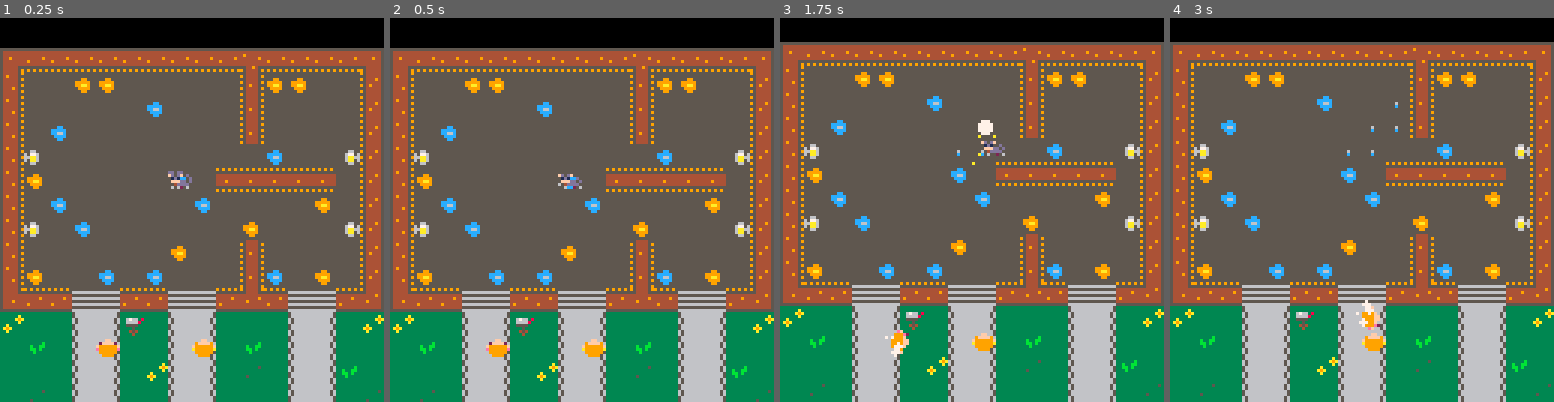
Above: before the commit, frames 1-4 (left to right).
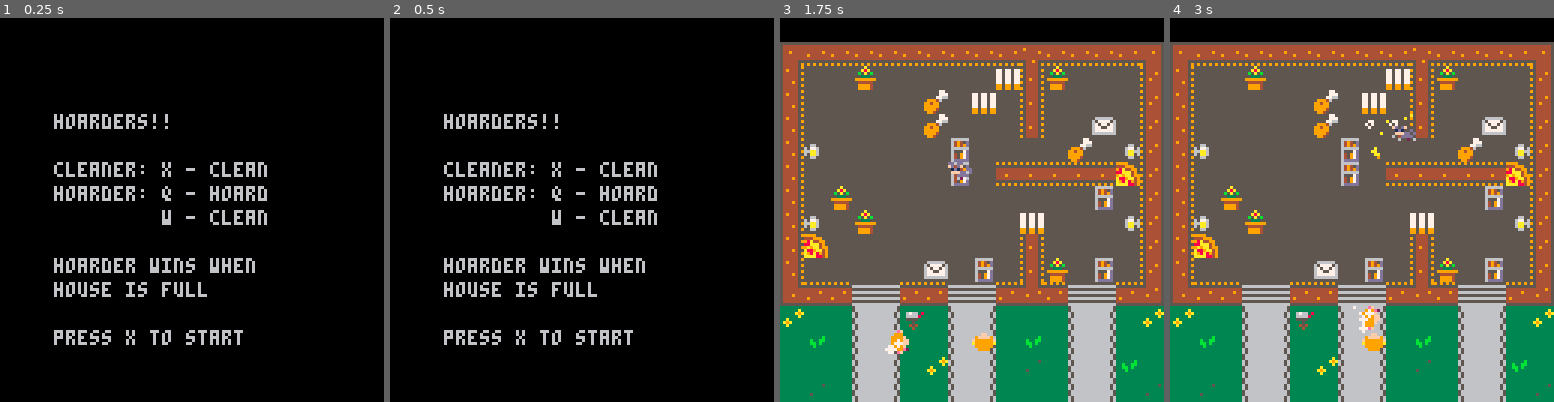
Above: after the commit, the same moments.

Repository: wesen/carts
Game: PICO-8 cartridge hoarders.p8
The game is run twice, just before and just after one commit, with the same random seed, the same clock (stepped at 60 frames per second) and the same inputs.
Inputs:
- Up to frame 1 (0.25 s): no input
- Up to frame 2 (0.5 s): tap X (X key) at 0.33 s
- Up to frame 3 (1.75 s): tap O (Z key) at 0.7, 1.7 s; tap X (X key) at 1.07 s; hold Right from 1.6 s (still down)
- Up to frame 4 (3 s): tap X (X key) at 1.85, 2.97 s; release Right at 2.1 s; tap O (Z key) at 2.1, 2.5, 2.9 s; hold Up 2.15-2.42 s; hold Right from 2.47 s (still down)

The runs differ from the first frame. In frame 1, 92% of the frame differs, in the area x 0-100%, y 7-100%; in frame 2, 92%; in frame 3, 6.4%; in frame 4, 6.4%.

Commit message:
compo submission

Diff:
--- a/hoarders.p8
+++ b/hoarders.p8
@@ -28,7 +28,13 @@
 
 stat_start={
  draw=function()
- print("hoarders!!",0,0)
+ print("hoarders!!",18,32)
+ print("cleaner: x - clean",18,48)
+ print("hoarder: q - hoard",18,56)
+ print("         w - clean",18,64)
+ print("hoarder wins when",18,80)
+ print("house is full",18,88)
+ print("press x to start",18,104)
  end,
  update=function()
  if (btnp(5)) add(crs,cocreate(switch_start))
@@ -90,7 +96,7 @@
 function _init()
  srand(0)
  add(objs,psystem)
- set_state(stat_game)
+ set_state(stat_start)
 end
 
 function _update()
@@ -353,11 +359,11 @@
 end
 
 function draw_rubbish(this)
- spr(16+(4-this.life),this.mx*8,this.my*8)
+ spr(this.spr+(4-this.life),this.mx*8,this.my*8)
 end
 
 function draw_dirt(this)
- spr(20+(4-this.life),this.mx*8,this.my*8)
+ spr(this.spr+(4-this.life),this.mx*8,this.my*8)
 end
 
 function update_rubbish(this)
@@ -376,6 +382,7 @@
   typ=typ_rub,
   mx=mx,my=my,
   life=4,
+  spr=112+flr(rnd(4))*4,
   just_created=true,
   update=update_rubbish,
   draw=draw_rubbish,
@@ -390,6 +397,7 @@
  local res={
   typ=typ_dirt,
   mx=mx,my=my,
+  spr=96+flr(rnd(4))*4,
   life=4,
   draw=draw_dirt,
   clean=clean_dirt,
@@ -455,7 +463,6 @@
 -- add more dirt types
 -- fade on transitions
 -- sound fx
--- inventory
 -- leave dirt trails
 -- animate walking on dirt
 -- joystick controls
@@ -463,6 +470,8 @@
 -- overlay graphics
 -- better sprites
 -- music
+-- inventory
+
 -->8
 crs={}
 function run_crs()
@@ -710,8 +719,25 @@
 
 
 
+…(17 lines of a section not shown)…
 __gff__
-0000000000000000000000010101010002020202060606060000010101000100000000000000000000000001010101000000000000000000000000000000000000000000000000000000000000000000000000000000000000000000000000000000000000000000000000000000000000000000000000000000000000000000
+0000000000000000000000010101010002020202060606060000010101000100000000000000000000000001010101000000000000000000000000000000000000000000000000000000000000000000000000000000000000000000000000000202020206060606000000000000000000000000000000000000000000000000
 0000000000000000000000000000000000000000000000000000000000000000000000000000000000000000000000000000000000000000000000000000000000000000000000000000000000000000000000000000000000000000000000000000000000000000000000000000000000000000000000000000000000000000
 __map__
 0000000000000000000000000000000000000000000000000000000000000000000000000000000000000000000000000000000000000000000000000000000000000000000000000000000000000000000000000000000000000000000000000000000000000000000000000000000000000000000000000000000000000000
Not shown, changed: 25 lines of the sprite sheet (__gfx__) section of hoarders.p8
